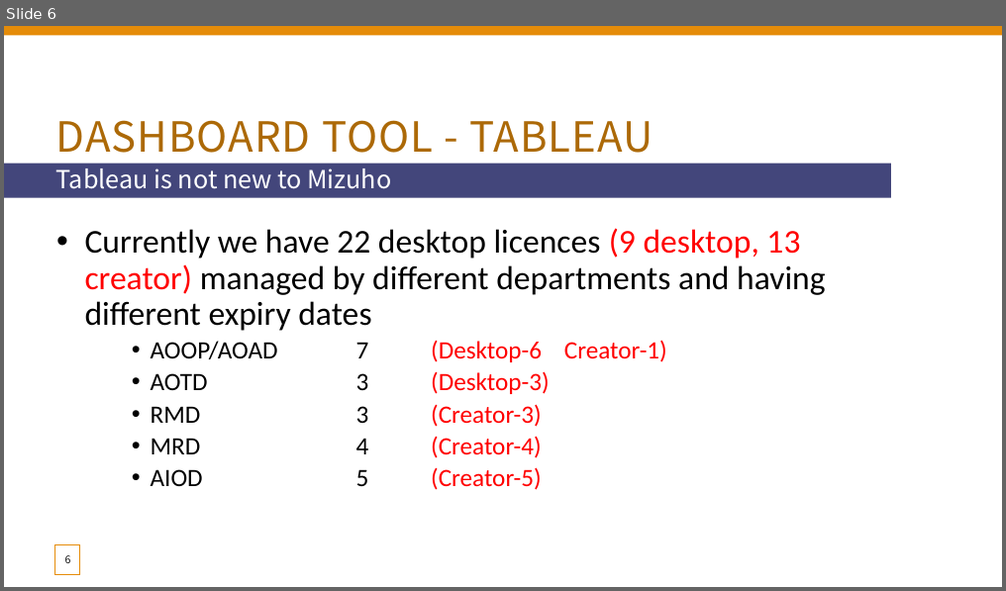
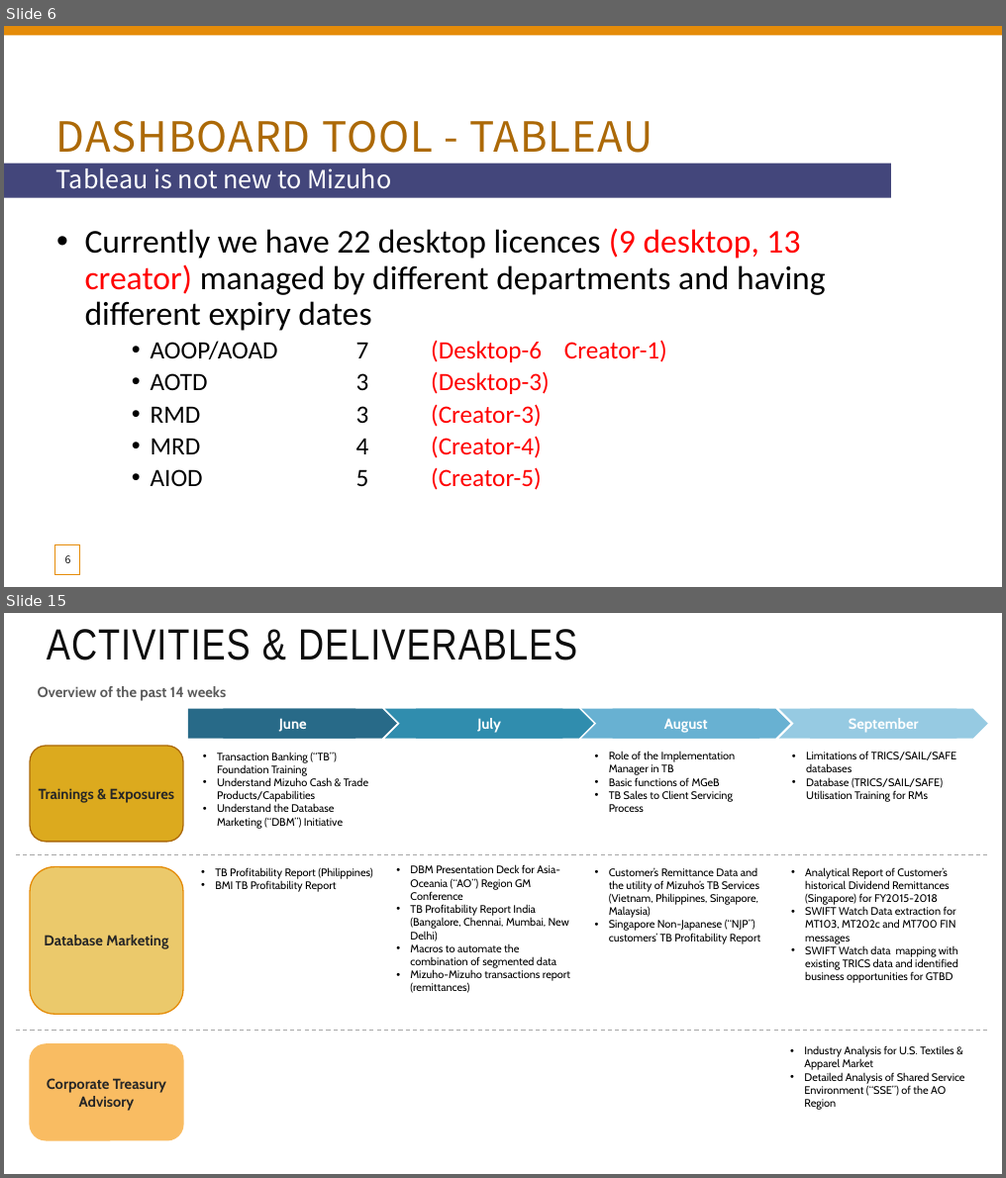
Before and after one commit to xiangshang4/RMD, a slide deck: Mizuho dashboard.pptx. Shown one above the other, each under a label of ours: slide 6 before the commit, slides 6 and 15 after it; the slides between them are not shown. The pictures are 1006x591 and 1006x1178 pixels, drawn with LibreOffice and Linux fonts; fonts in the diff are those of the drawing. Boxes give left, top, right and bottom in pixels: in the first picture for what was removed or moved away, otherwise in the second. Text is boxed around its words. In the diff, an @@ line names an element or a change of style, - is before the commit and + after.

```diff
--- a/Mizuho dashboard.pptx
+++ b/Mizuho dashboard.pptx
@@ slide 15 added at [4, 613, 1002, 1174], background #FFFFFF @@
@@ title added at [47, 629, 577, 661], 42 pt, text #0D0D0D @@
+ACTIVITIES & DELIVERABLES
@@ text added at [38, 686, 226, 701], 14 pt, text #5A5A5A, bold @@
+Overview of the past 14 weeks
@@ pentagon arrow added at [188, 709, 397, 739], fill #286A88 @@
@@ pentagon arrow added at [224, 709, 370, 739], fill #286A88, 14 pt, text #FFFFFF, bold @@
+June
@@ chevron added at [385, 709, 594, 739], fill #308DAE @@
@@ rectangle added at [416, 709, 562, 739], fill #308DAE, 14 pt, text #FFFFFF, bold @@
+July
@@ chevron added at [582, 709, 791, 739], fill #68B1D2 @@
@@ rectangle added at [613, 709, 759, 739], fill #68B1D2, 14 pt, text #FFFFFF, bold @@
+August
@@ chevron added at [779, 709, 988, 739], fill #96CAE2 @@
@@ rectangle added at [810, 709, 957, 739], fill #96CAE2, 14 pt, text #FFFFFF, bold @@
+September
@@ rounded rectangle added at [30, 746, 183, 842], fill #DCAA1E, outline #AC6907 1.25 pt, 14 pt, text #262626, bold @@
+Trainings & Exposures
@@ text added at [217, 752, 368, 829], 10.5 pt, text #000000 @@
+• Transaction Banking (“TB”) Foundation Training
+• Understand Mizuho Cash & Trade Products/Capabilities
+• Understand the Database Marketing (“DBM”) Initiative
@@ text added at [609, 751, 736, 812], 10.5 pt, text #000000 @@
+• Role of the Implementation Manager in TB
+• Basic functions of MGeB
+• TB Sales to Client Servicing Process
@@ text added at [806, 751, 956, 802], 10.5 pt, text #000000 @@
+• Limitations of TRICS/SAIL/SAFE databases
+• Database (TRICS/SAIL/SAFE) Utilisation Training for RMs
@@ line added from (16, 855) to (988, 855), #A6A6A6 1 pt dashed @@
@@ rounded rectangle added at [30, 866, 183, 1014], fill #EBC96B, outline #E58C09 1.25 pt, 14 pt, text #262626, bold @@
+Database Marketing
@@ text added at [215, 867, 372, 892], 10.5 pt, text #000000 @@
+• TB Profitability Report (Philippines)
+• BMI TB Profitability Report
@@ text added at [410, 864, 570, 993], 10.5 pt, text #000000 @@
+• DBM Presentation Deck for Asia-Oceania (“AO”) Region GM Conference
+• TB Profitability Report India (Bangalore, Chennai, Mumbai, New Delhi)
+• Macros to automate the combination of segmented data
+• Mizuho-Mizuho transactions report (remittances)
@@ text added at [609, 867, 760, 945], 10.5 pt, text #000000 @@
+• Customer’s Remittance Data and the utility of Mizuho’s TB Services (Vietnam, Philippines, Singapore, Malaysia)
+• Singapore Non-Japanese (“NJP”) customers’ TB Profitability Report
@@ text added at [805, 867, 958, 983], 10.5 pt, text #000000 @@
+• Analytical Report of Customer’s historical Dividend Remittances (Singapore) for FY2015-2018
+• SWIFT Watch Data extraction for MT103, MT202c and MT700 FIN messages
+• SWIFT Watch data mapping with existing TRICS data and identified business opportunities for GTBD
@@ line added from (16, 1031) to (988, 1031), #A6A6A6 1 pt dashed @@
@@ rounded rectangle added at [30, 1045, 183, 1141], fill #F9BC62, outline #F9BC62 1.25 pt, 14 pt, text #262626, bold @@
+Corporate Treasury Advisory
@@ text added at [804, 1046, 965, 1110], 10.5 pt, text #000000 @@
+• Industry Analysis for U.S. Textiles & Apparel Market
+• Detailed Analysis of Shared Service Environment (“SSE”) of the AO Region
```
Also in this commit, not shown: 5 slides changed, 12 other slides added.
